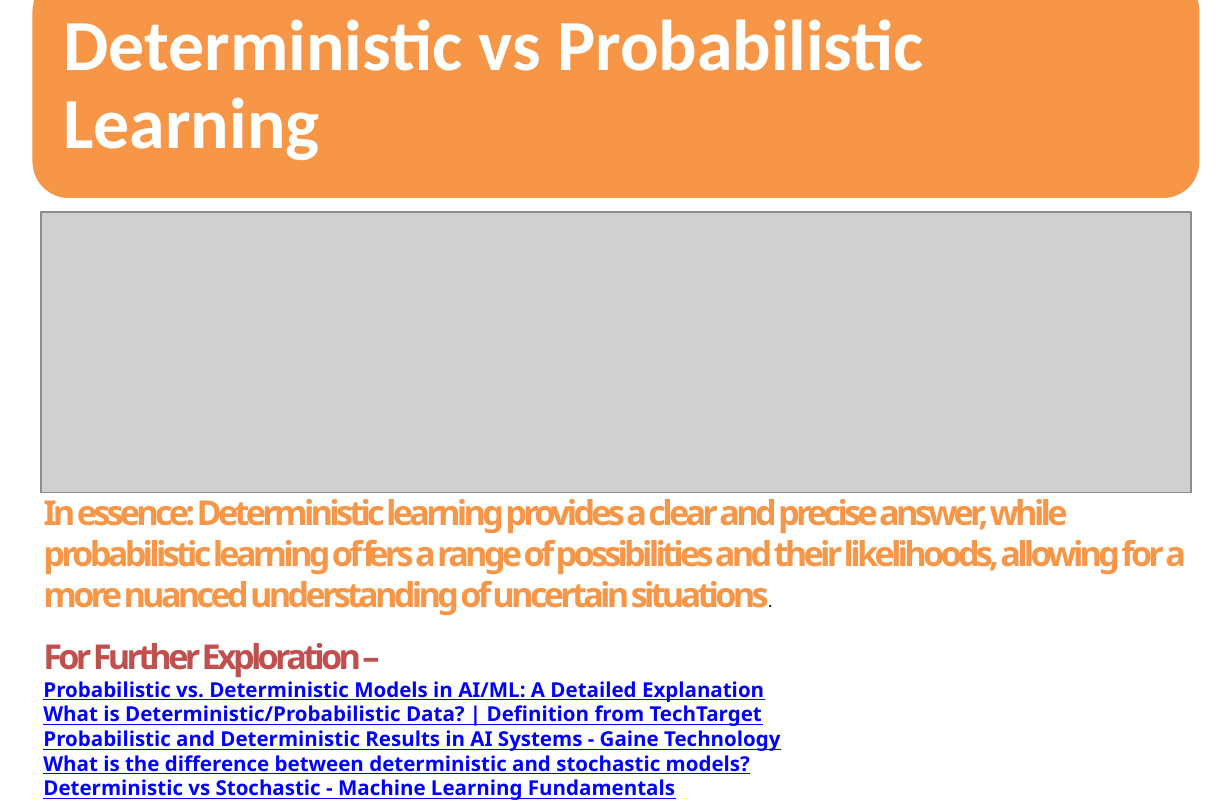
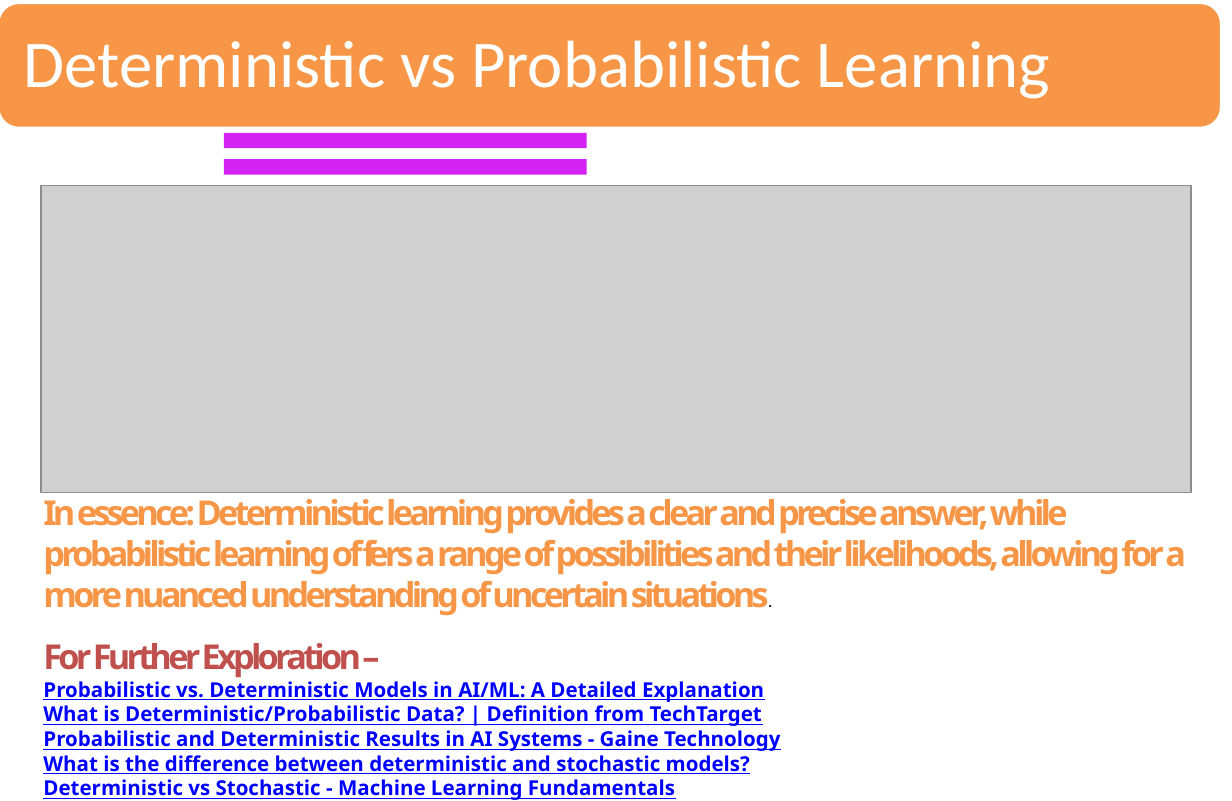
Before and after one commit to sandipray63in/Some_Self_Learning_Decks, a slide deck: slide 13 of AI, ML, DL & Related Topics(WIP).pptx (slide 11 before the commit). Drawn at 1232x801 pixels with LibreOffice and Linux fonts; fonts in the diff are those of the drawing; grey boxes stand for pictures. Boxes give left, top, right and bottom in pixels: in the first picture for what was removed or moved away, otherwise in the second. Text is boxed around its words. In the diff, an @@ line names an element or a change of style, - is before the commit and + after.

```diff
--- a/AI, ML, DL & Related Topics(WIP).pptx
+++ b/AI, ML, DL & Related Topics(WIP).pptx
@@ rounded rectangle: place and size @@
-rounded rectangle at <box>31,0,1201,200</box>
+rounded rectangle at <box>0,2,1222,128</box>
@@ text "Deterministic vs Probabilistic Learning": place and size @@
-text "Deterministic vs Probabilistic Learning" at <box>63,19,924,160</box>
+text "Deterministic vs Probabilistic Learning" at <box>24,40,1050,99</box>
@@ text "Deterministic vs Probabilistic Learning" at <box>24,40,1050,99</box>: size 42 to 39 pt, bold off; less space between paragraphs @@
@@ freeform shape added at <box>224,133,588,148</box>, fill #D322F2 @@
@@ freeform shape added at <box>224,159,588,174</box>, fill #D322F2 @@
@@ picture: place and size @@
-picture at <box>41,212,1190,493</box>
+picture at <box>41,186,1190,493</box>
```
Also in this commit, not shown: 7 other slides changed, 8 slides added.
